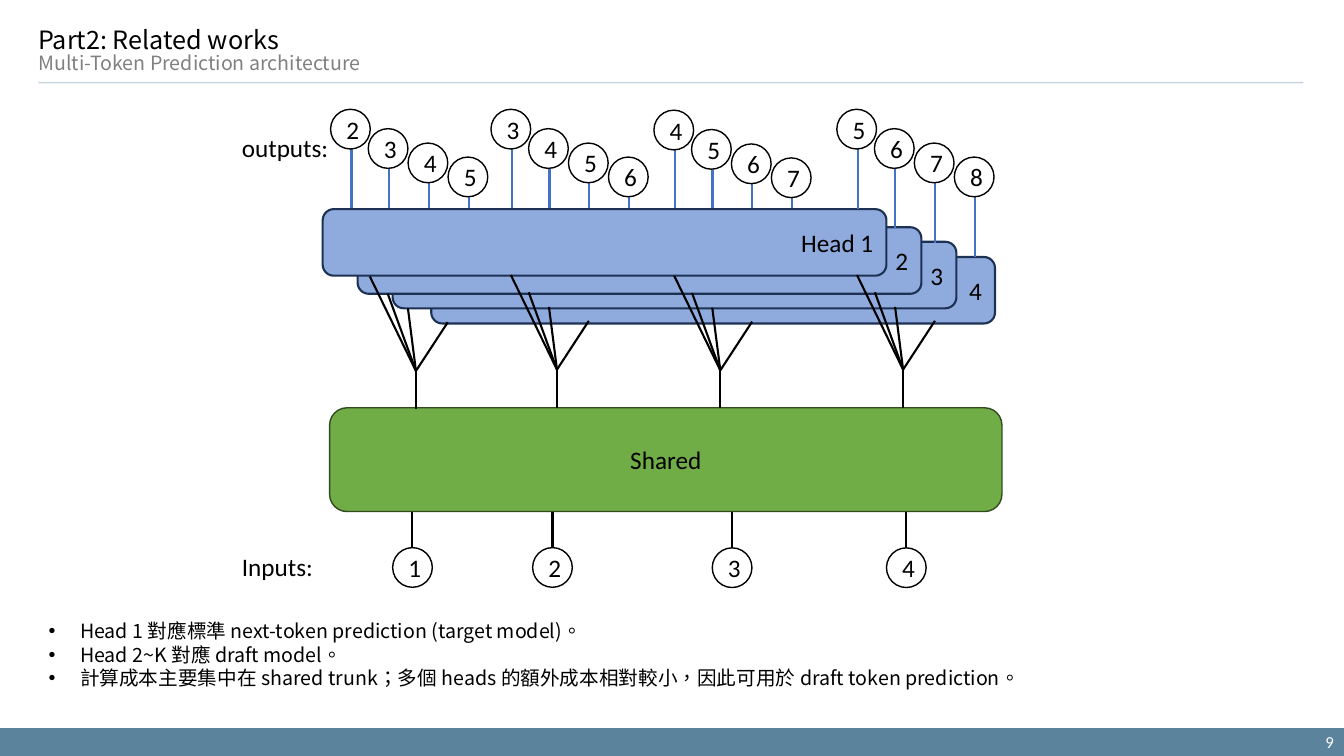
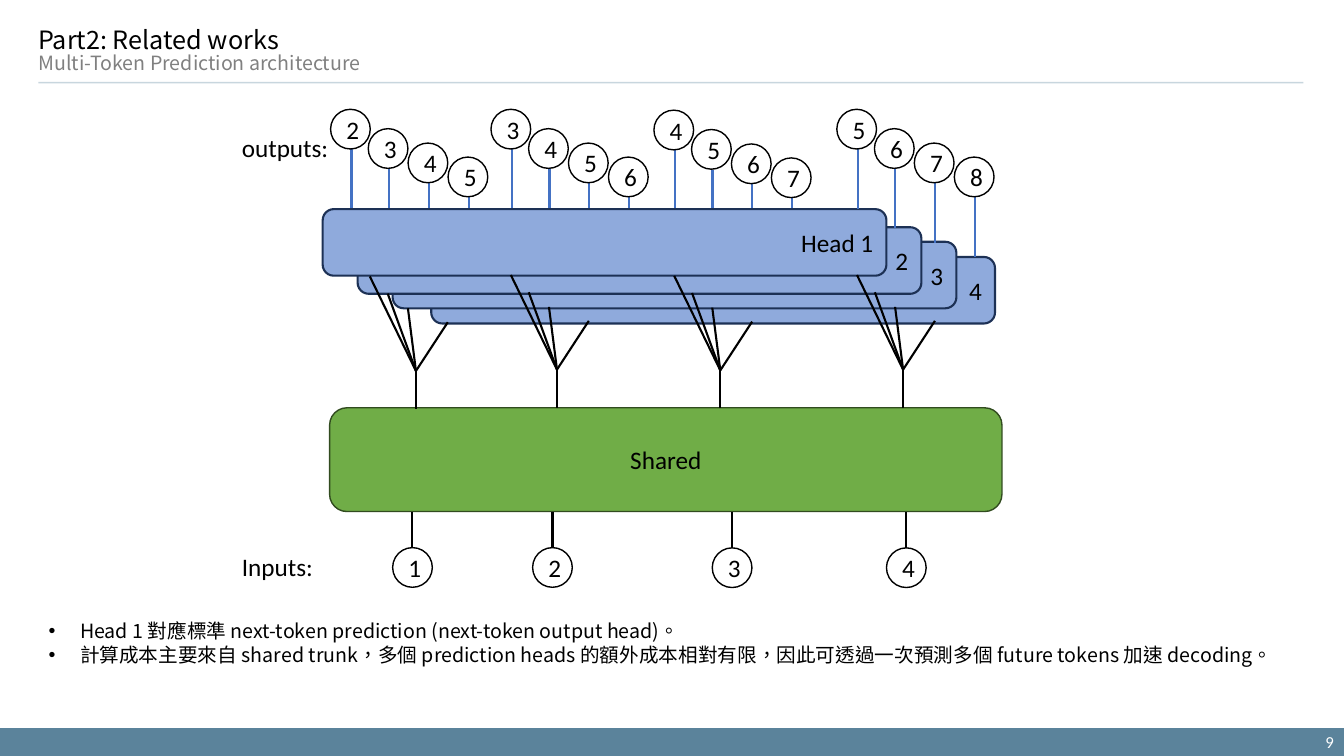
Before and after one commit to xdfg12456/llama-mtp, a slide deck: slide 9 of doc/mtp_with_consistency_method_v2.pptx. Drawn at 1344x756 pixels with LibreOffice and Linux fonts; fonts in the diff are those of the drawing. Boxes give left, top, right and bottom in pixels: in the first picture for what was removed or moved away, otherwise in the second. Text is boxed around its words. In the diff, an @@ line names an element or a change of style, - is before the commit and + after.

```diff
--- a/doc/mtp_with_consistency_method_v2.pptx
+++ b/doc/mtp_with_consistency_method_v2.pptx
@@ text at box(80, 621, 1273, 667): text changed @@
-• Head 1 對應標準 next-token prediction (target model)。
-• Head 2~K 對應 draft model。
-• 計算成本主要集中在 shared trunk；多個 heads 的額外成本相對較小，因此可用於 draft token prediction。
+• Head 1 對應標準 next-token prediction (next-token output head)。
+• 計算成本主要來自 shared trunk，多個 prediction heads 的額外成本相對有限，因此可透過一次預測多個 future tokens 加速 decoding。
```
Also in this commit, not shown: 13 other slides changed.
